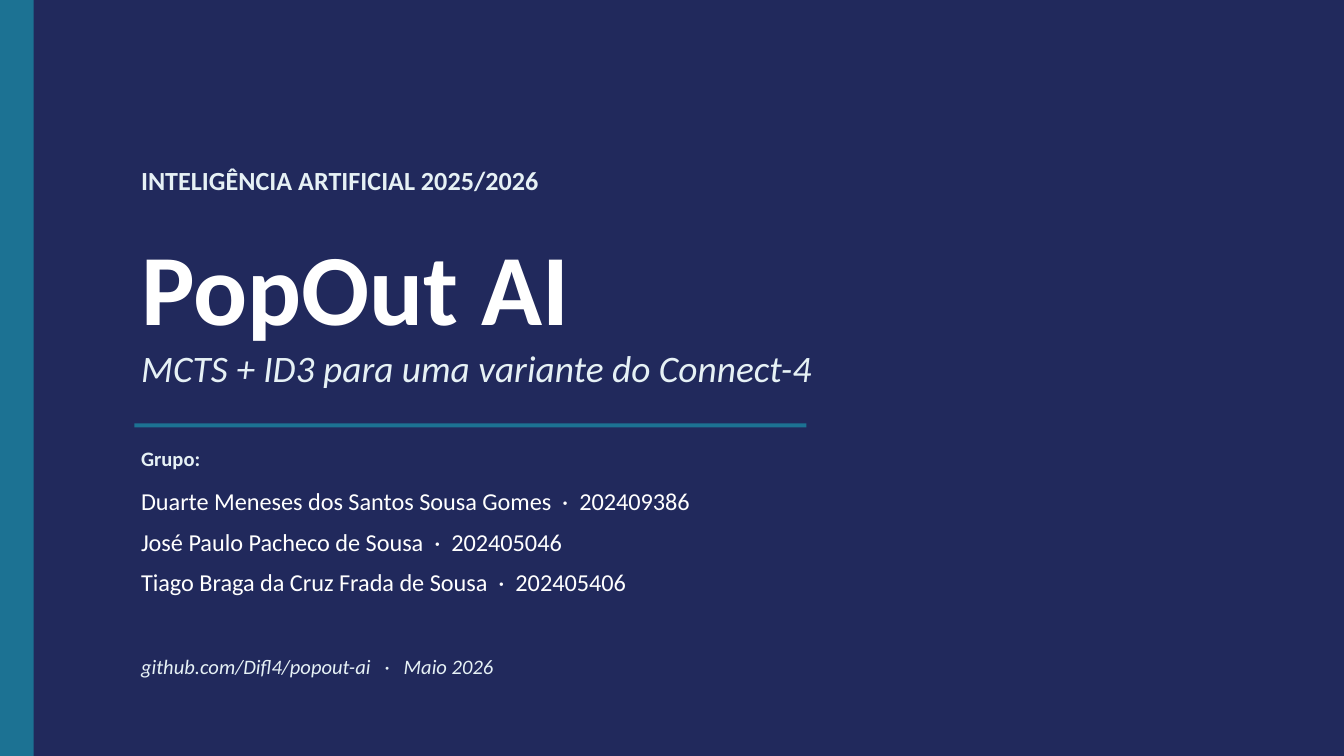
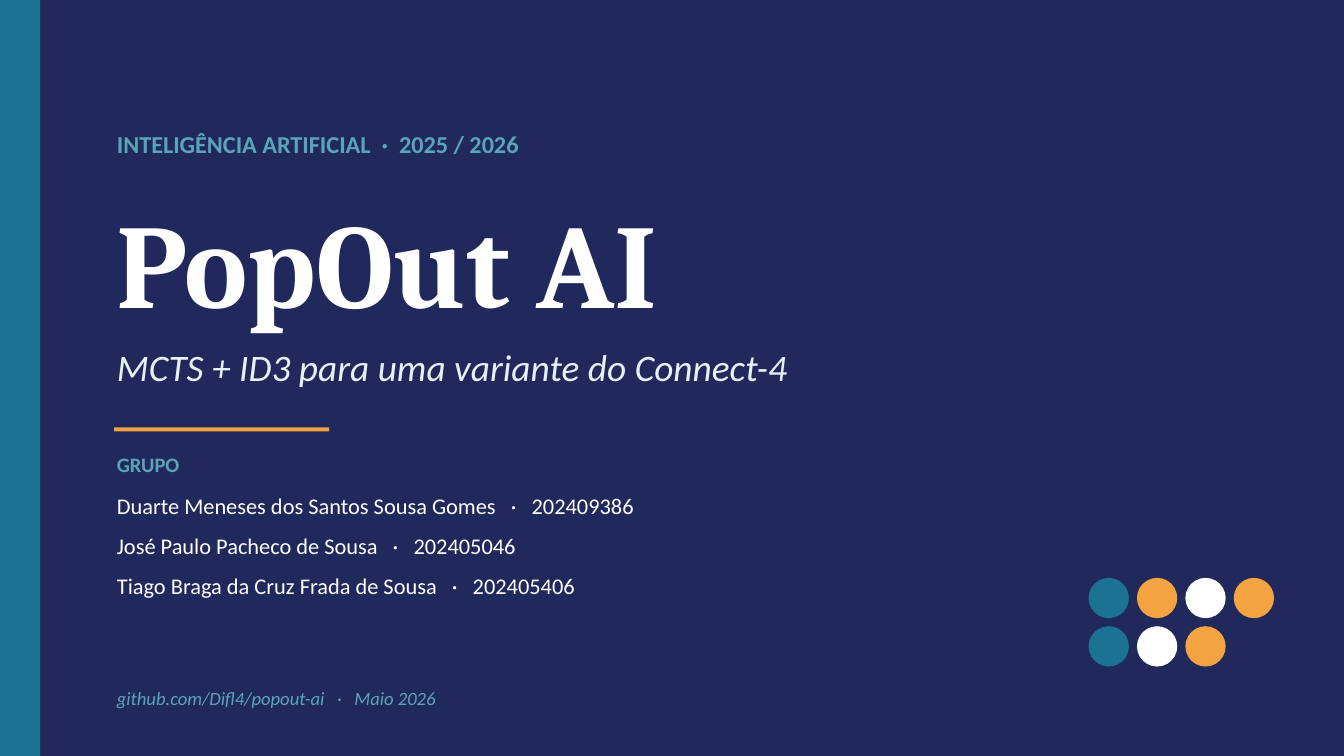
Before and after one commit to Difl4/popout-ai, a slide deck: slide 1 of docs/presentation.pptx. Drawn at 1344x756 pixels with LibreOffice and Linux fonts; fonts in the diff are those of the drawing. Boxes give left, top, right and bottom in pixels: in the first picture for what was removed or moved away, otherwise in the second. Text is boxed around its words. In the diff, an @@ line names an element or a change of style, - is before the commit and + after.

```diff
--- a/docs/presentation.pptx
+++ b/docs/presentation.pptx
@@ rectangle: place and size @@
-rectangle at box(0, 0, 34, 755)
+rectangle at box(0, 0, 40, 755)
@@ text at box(117, 133, 518, 153): text changed; size 14 to 13 pt; text colour #E6F1F5 to #5AA4B8 @@
-INTELIGÊNCIA ARTIFICIAL 2025/2026
+INTELIGÊNCIA ARTIFICIAL · 2025 / 2026
@@ text "PopOut AI": place and size @@
-text "PopOut AI" at box(141, 259, 569, 341)
+text "PopOut AI" at box(117, 227, 657, 334)
@@ text "PopOut AI" at box(117, 227, 657, 334): size 54 to 64 pt, font Calibri to Cambria @@
@@ text "MCTS + ID3 para uma ...": place and size @@
-text "MCTS + ID3 para uma ..." at box(141, 356, 811, 388)
+text "MCTS + ID3 para uma ..." at box(117, 355, 787, 387)
@@ rectangle added at box(114, 427, 329, 431), fill #F4A341 @@
@@ rectangle removed at box(134, 423, 806, 427) @@
@@ text at box(117, 458, 179, 472): text changed; text colour #E6F1F5 to #5AA4B8 @@
-Grupo:
+GRUPO
@@ 3 texts: place and size @@
-3 texts at box(141, 493, 690, 595)
+3 texts at box(117, 498, 634, 598)
@@ size 13 to 12 pt in 3 elements at box(117, 498, 634, 514), box(117, 578, 575, 598), box(117, 538, 516, 554) @@
@@ ellipse added at box(1089, 578, 1129, 618), fill #1C7293 @@
@@ ellipse added at box(1137, 578, 1177, 618), fill #F4A341 @@
@@ ellipse added at box(1185, 578, 1226, 618), fill #FFFFFF @@
@@ ellipse added at box(1234, 578, 1274, 618), fill #F4A341 @@
@@ ellipse added at box(1089, 626, 1129, 667), fill #1C7293 @@
@@ ellipse added at box(1137, 626, 1177, 667), fill #FFFFFF @@
@@ ellipse added at box(1185, 626, 1226, 667), fill #F4A341 @@
@@ text "github.com/Difl4/popout-ai · Maio 2026": place and size @@
-text "github.com/Difl4/popout-ai · Maio 2026" at box(141, 659, 494, 678)
+text "github.com/Difl4/popout-ai · Maio 2026" at box(117, 692, 436, 708)
@@ text "github.com/Difl4/popout-ai · Maio 2026" at box(117, 692, 436, 708): size 11 to 10 pt, text colour #E6F1F5 to #5AA4B8 @@
```
Also in this commit, not shown: 5 other slides changed, 12 slides added, 4 slides removed, 1 other file.
